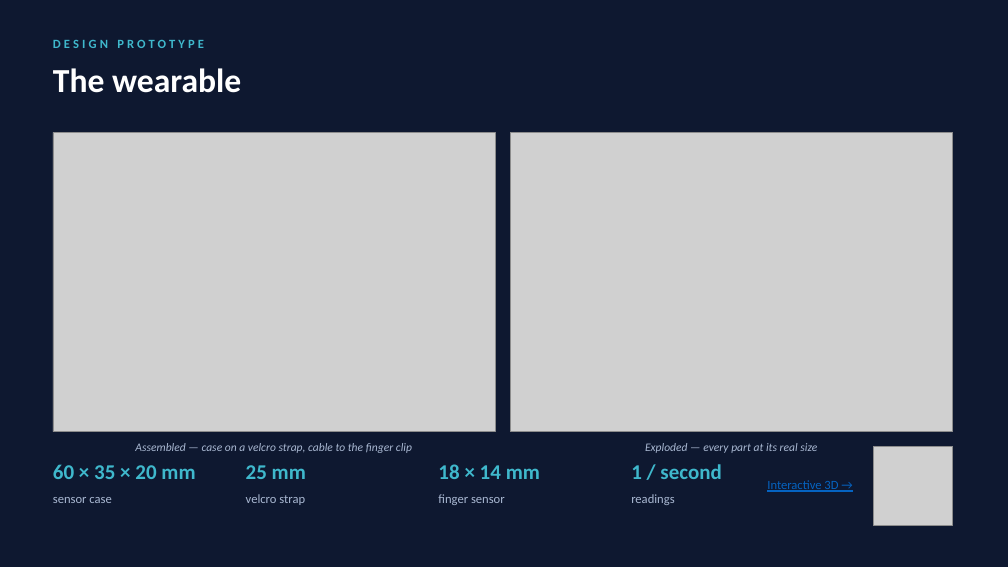
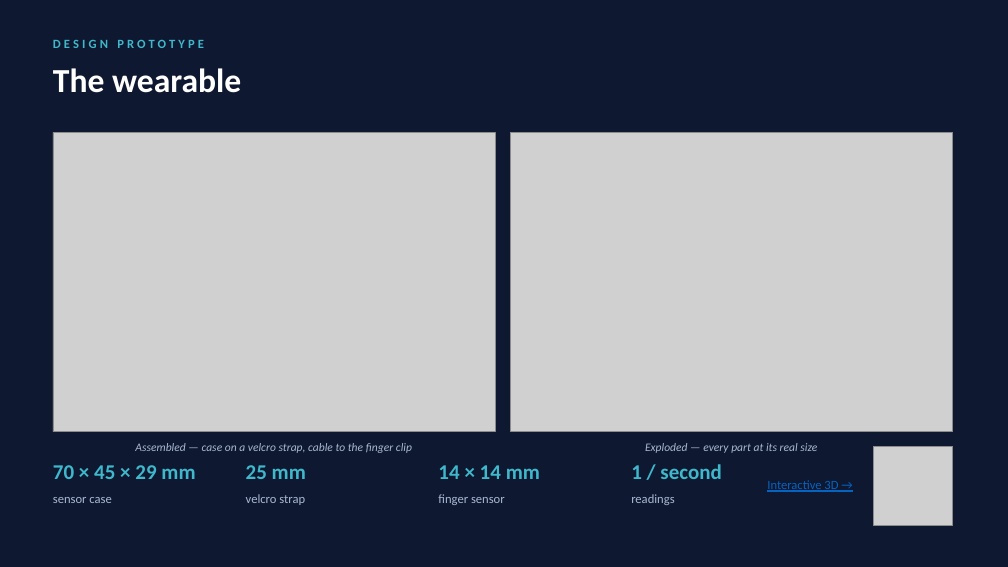
Before and after one commit to gabrielamamanestudent-wq/teetomivV2, a slide deck: slide 4 of science-fair/night-signal/Night_Signal_Presentation.pptx. Drawn at 1008x567 pixels with LibreOffice and Linux fonts; fonts in the diff are those of the drawing; grey boxes stand for pictures. Boxes give left, top, right and bottom in pixels: in the first picture for what was removed or moved away, otherwise in the second. Text is boxed around its words. In the diff, an @@ line names an element or a change of style, - is before the commit and + after.

```diff
--- a/science-fair/night-signal/Night_Signal_Presentation.pptx
+++ b/science-fair/night-signal/Night_Signal_Presentation.pptx
@@ text at (53, 465, 195, 479): text changed @@
-60 × 35 × 20 mm
+70 × 45 × 29 mm
@@ text at (438, 465, 540, 479): text changed @@
-18 × 14 mm
+14 × 14 mm
```
Also in this commit, not shown: 2 other slides changed, 11 other files.
